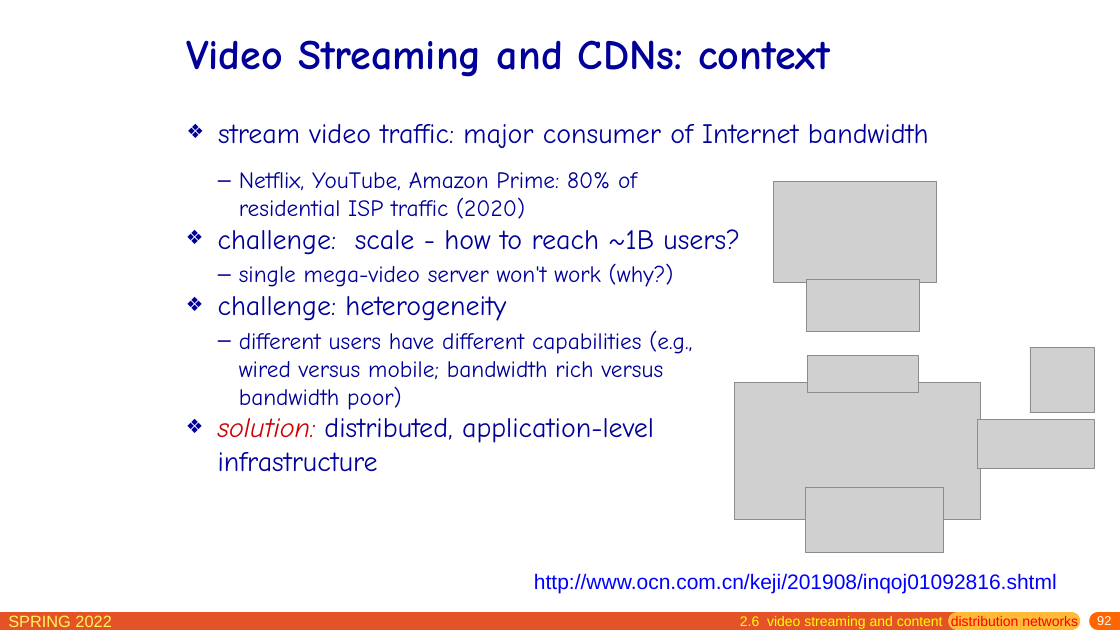
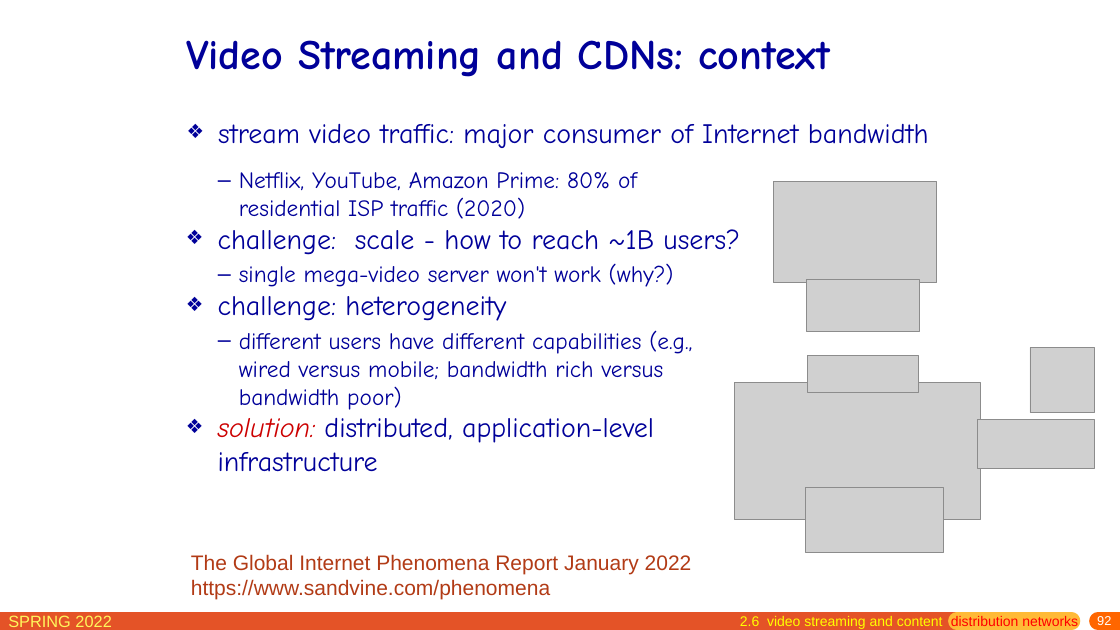
Before and after one commit to network-whu/slides, a slide deck: slide 92 of pptx/chapter2.pptx. Drawn at 1120x630 pixels with LibreOffice and Linux fonts; fonts in the diff are those of the drawing; grey boxes stand for pictures. Boxes give left, top, right and bottom in pixels: in the first picture for what was removed or moved away, otherwise in the second. Text is boxed around its words. In the diff, an @@ line names an element or a change of style, - is before the commit and + after.

```diff
--- a/pptx/chapter2.pptx
+++ b/pptx/chapter2.pptx
@@ text at (x1=191, y1=554, x2=692, y2=599): text changed; text colour #0000FF to #B23B16 @@
-http://www.ocn.com.cn/keji/201908/inqoj01092816.shtml
+The Global Internet Phenomena Report January 2022
+https://www.sandvine.com/phenomena
```
Also in this commit, not shown: 6 other slides changed, 1 slide added, 1 slide removed, 2 other files.
